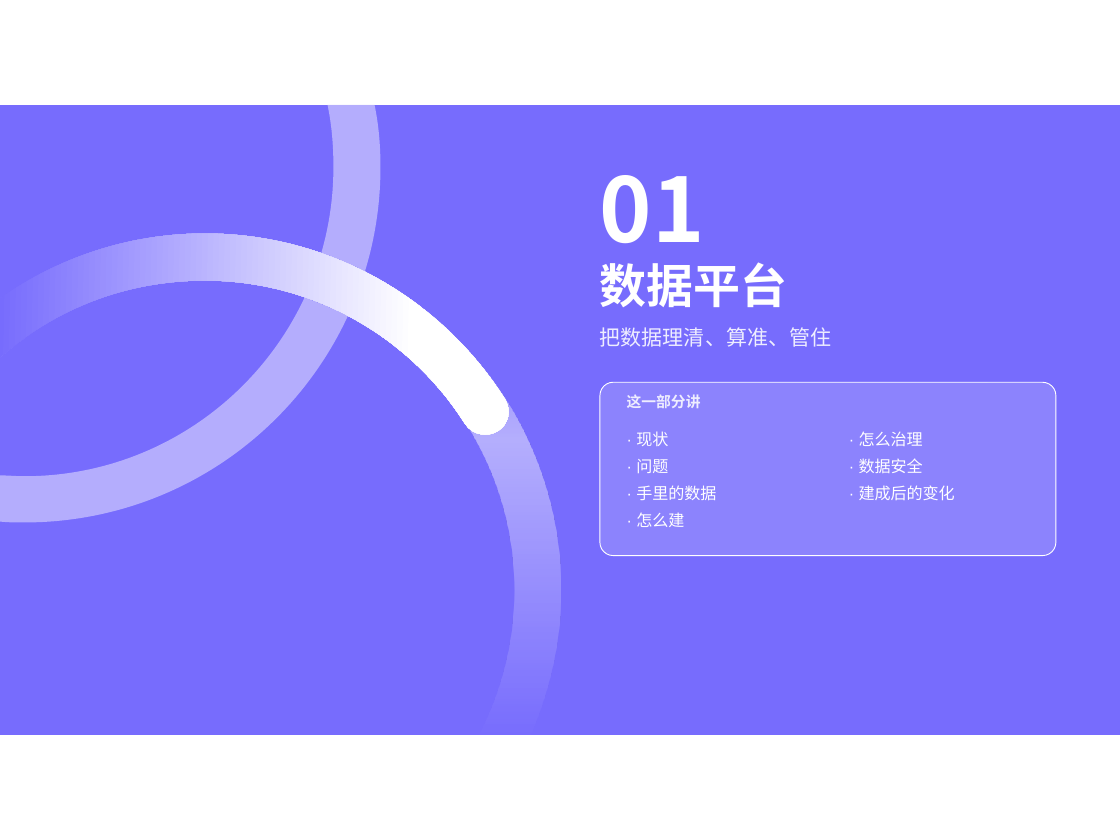
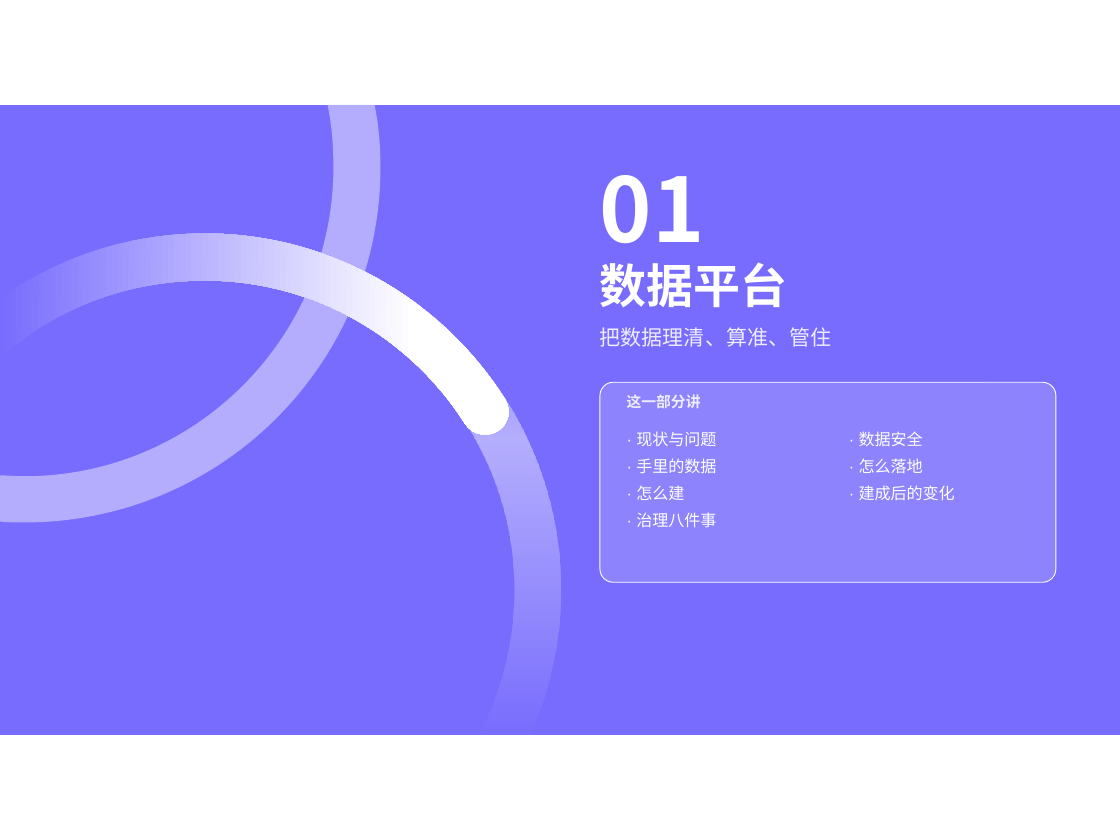
Before and after one commit to keanying/relevance, a slide deck: slide 4 of AI＋数据平台_老板汇报.pptx. Drawn at 1120x840 pixels with LibreOffice and Linux fonts; fonts in the diff are those of the drawing. Boxes give left, top, right and bottom in pixels: in the first picture for what was removed or moved away, otherwise in the second. Text is boxed around its words. In the diff, an @@ line names an element or a change of style, - is before the commit and + after.

```diff
--- a/AI＋数据平台_老板汇报.pptx
+++ b/AI＋数据平台_老板汇报.pptx
@@ rounded rectangle: place and size @@
-rounded rectangle at (600,382,1056,556)
+rounded rectangle at (600,382,1056,582)
@@ rounded rectangle at (600,382,1056,582): proportions changed @@
@@ text at (636,431,716,446): text changed @@
-· 现状
-· 问题
+· 现状与问题
@@ text at (859,431,923,446): paragraph removed @@
-· 怎么治理
@@ text at (859,431,923,446): less space between paragraphs @@
@@ text at (859,458,923,473): paragraph added @@
+· 怎么落地
@@ text at (636,512,716,527): paragraph added @@
+· 治理八件事
```
Also in this commit, not shown: 20 other slides changed, 34 slides added, 7 slides removed.
